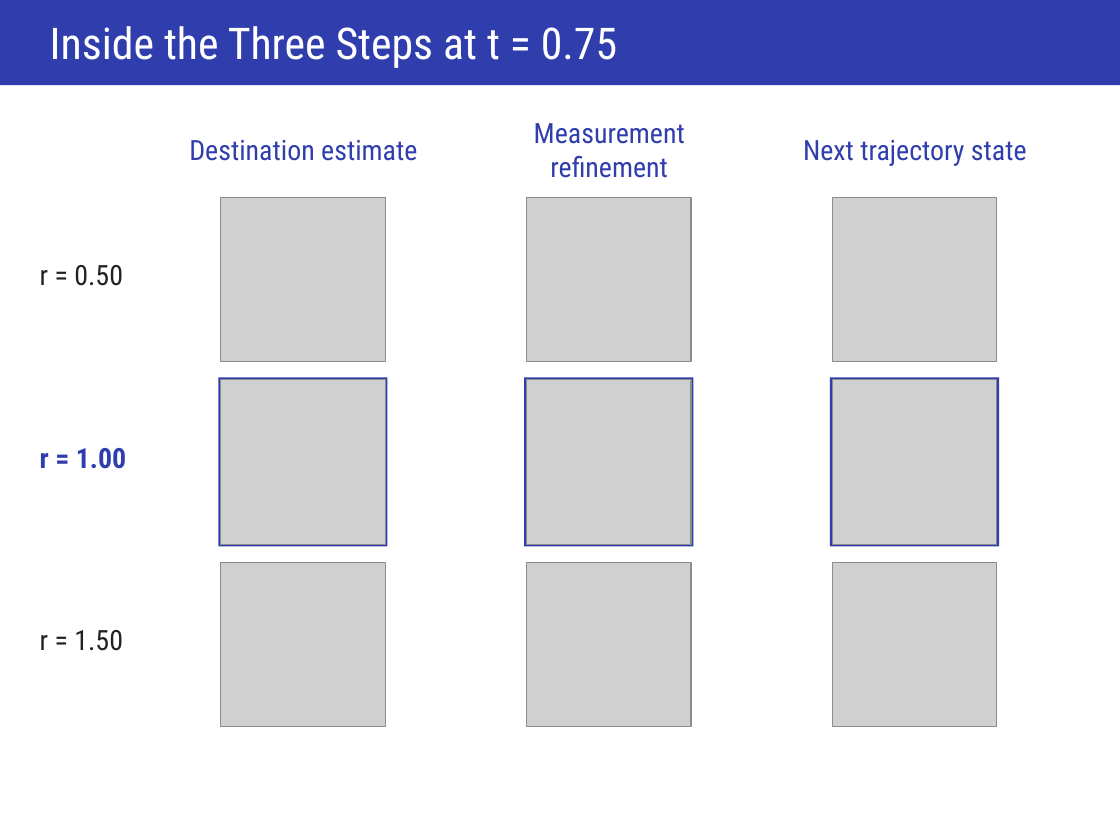
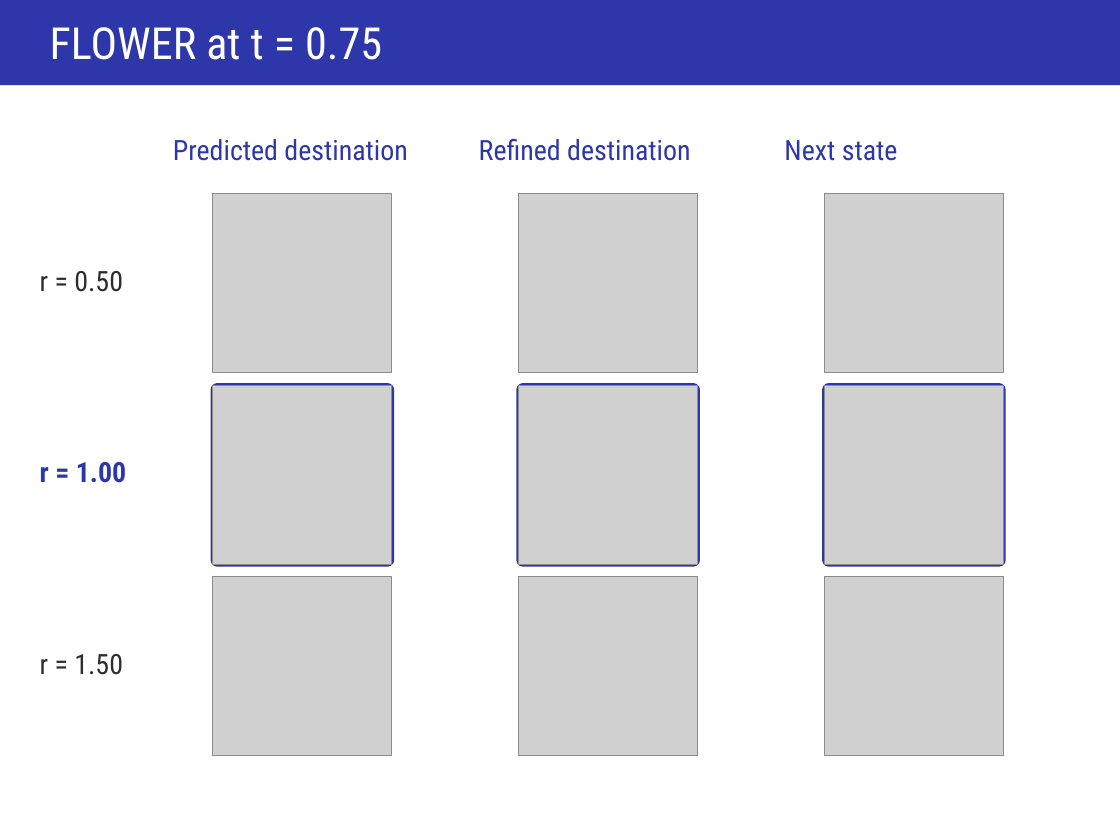
Before and after one commit to ItayShorian07/Diffusion--flower-project, a slide deck: slide 17 of artifacts/presentation/FLOWER- Presentation.pptx. Drawn at 1120x840 pixels with LibreOffice and Linux fonts; fonts in the diff are those of the drawing; grey boxes stand for pictures. Boxes give left, top, right and bottom in pixels: in the first picture for what was removed or moved away, otherwise in the second. Text is boxed around its words. In the diff, an @@ line names an element or a change of style, - is before the commit and + after.

```diff
--- a/artifacts/presentation/FLOWER- Presentation.pptx
+++ b/artifacts/presentation/FLOWER- Presentation.pptx
@@ rectangle at [0,0,1120,85]: fill #303EAD to #2D37AA @@
@@ text at [50,27,382,60]: text changed; size 29.2 to 29.6 pt @@
-Inside the Three Steps at t = 0.75
+FLOWER at t = 0.75
@@ text at [173,139,407,161]: text changed; text colour #303EAD to #2D37AA @@
-Destination estimate
+Predicted destination
@@ text at [479,138,690,161]: text changed; text colour #303EAD to #2D37AA @@
-Measurement refinement
+Refined destination
@@ text at [784,140,898,161]: text changed; text colour #303EAD to #2D37AA @@
-Next trajectory state
+Next state
@@ picture: place and size @@
-picture at [220,197,385,361]
+picture at [213,193,392,373]
@@ picture: place and size @@
-picture at [527,197,691,361]
+picture at [518,193,698,373]
@@ picture: place and size @@
-picture at [832,197,996,361]
+picture at [824,193,1004,373]
@@ text "r = 0.50" at [40,271,123,292]: text colour #222222 to #2D2D2D @@
@@ rounded rectangle: place and size @@
-rounded rectangle at [218,377,387,546]
+rounded rectangle at [211,383,394,566]
@@ picture: place and size @@
-picture at [220,379,385,544]
+picture at [213,385,392,564]
@@ rectangle to rounded rectangle; fill #303EAD to #2D37AA in 3 elements at [211,383,394,566], [822,383,1006,566], [516,383,700,566] @@
@@ rounded rectangle: place and size @@
-rounded rectangle at [525,377,693,546]
+rounded rectangle at [516,383,700,566]
@@ picture: place and size @@
-picture at [527,379,691,544]
+picture at [518,385,698,564]
@@ rounded rectangle: place and size @@
-rounded rectangle at [830,377,999,546]
+rounded rectangle at [822,383,1006,566]
@@ picture: place and size @@
-picture at [832,379,996,544]
+picture at [824,385,1004,564]
@@ text "r = 1.00": place and size @@
-text "r = 1.00" at [40,448,126,469]
+text "r = 1.00" at [40,462,126,483]
@@ text "r = 1.00" at [40,462,126,483]: text colour #303EAD to #2D37AA @@
@@ picture: place and size @@
-picture at [220,562,385,727]
+picture at [213,576,392,756]
@@ picture: place and size @@
-picture at [527,562,691,727]
+picture at [518,576,698,756]
@@ picture: place and size @@
-picture at [832,562,996,727]
+picture at [824,576,1004,756]
@@ text "r = 1.50" at [40,654,123,675]: text colour #222222 to #2D2D2D @@
@@ text "r = 1.50": place and size @@
-text "r = 1.50" at [40,630,123,651]
+text "r = 1.50" at [40,654,123,675]
```
Also in this commit, not shown: 19 other slides changed, 2 other files.
